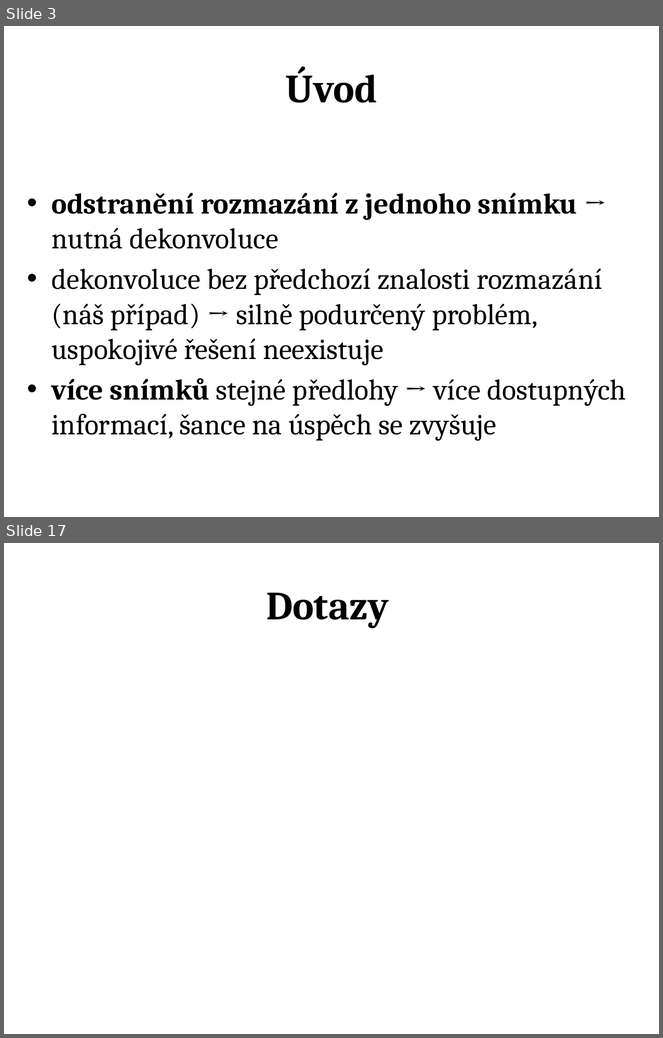
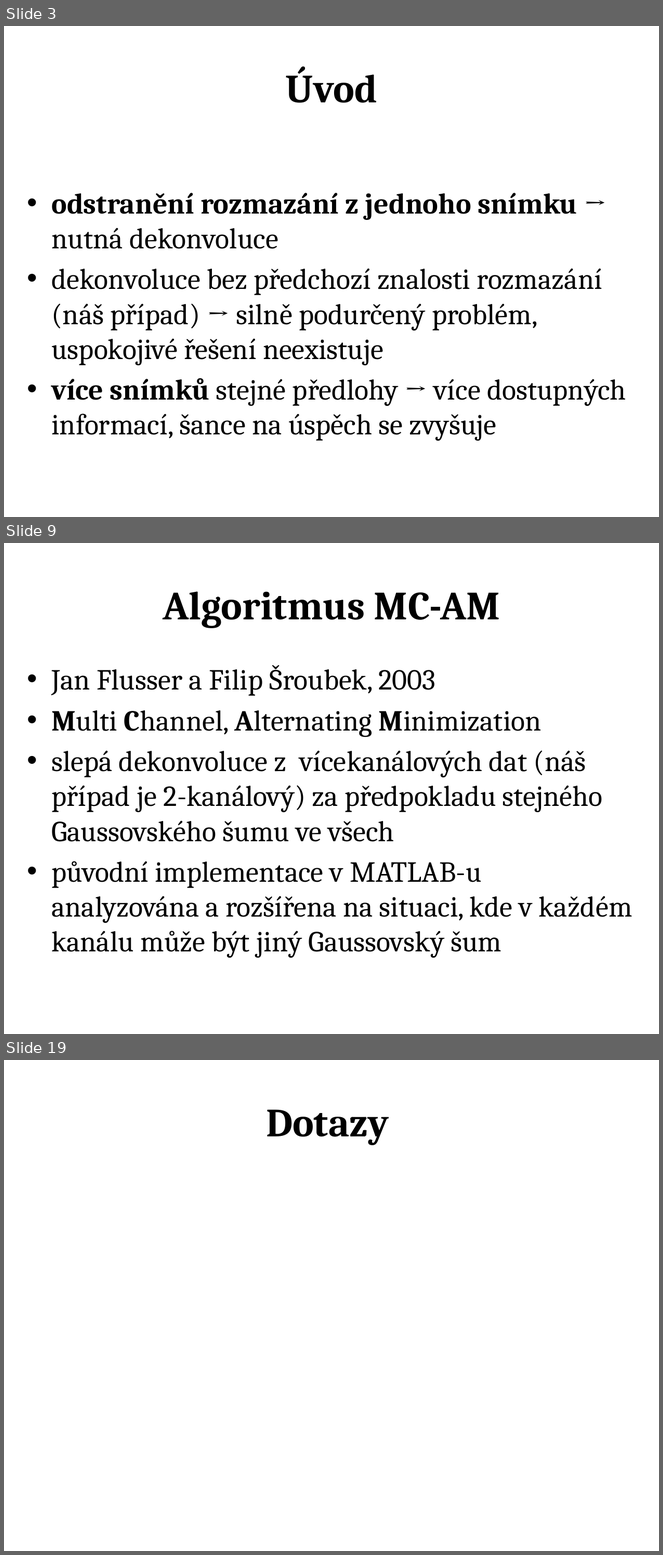
Before and after one commit to jozefsabo/Thesis, a slide deck: Docs/Jozef Sabo - Prezentace obhajoba.pptx. Shown one above the other, each under a label of ours: slides 3 and 17 before the commit, slides 3, 9 and 19 after it; the slides between them are not shown. The pictures are 663x1038 and 663x1555 pixels, drawn with LibreOffice and Linux fonts; fonts in the diff are those of the drawing. Boxes give left, top, right and bottom in pixels: in the first picture for what was removed or moved away, otherwise in the second. Text is boxed around its words. In the diff, an @@ line names an element or a change of style, - is before the commit and + after.

```diff
--- a/Docs/Jozef Sabo - Prezentace obhajoba.pptx
+++ b/Docs/Jozef Sabo - Prezentace obhajoba.pptx
@@ slide 9 added at bbox=[4, 543, 659, 1034], background #FFFFFF @@
@@ title added at bbox=[163, 591, 501, 628], 44 pt, text #000000, bold @@
+Algoritmus MC-AM
@@ text added at bbox=[51, 665, 633, 958], 32 pt, text #000000 @@
+• Jan Flusser a Filip Šroubek, 2003
+• Multi Channel, Alternating Minimization
+• slepá dekonvoluce z vícekanálových dat (náš případ je 2-kanálový) za předpokladu stejného Gaussovského šumu ve všech
+• původní implementace v MATLAB-u analyzována a rozšířena na situaci, kde v každém kanálu může být jiný Gaussovský šum
@@ what was slide 17 is now slide 19 @@
```
Also in this commit, not shown: 7 slides changed, 8 other slides added, 7 slides removed, 1 other file.
